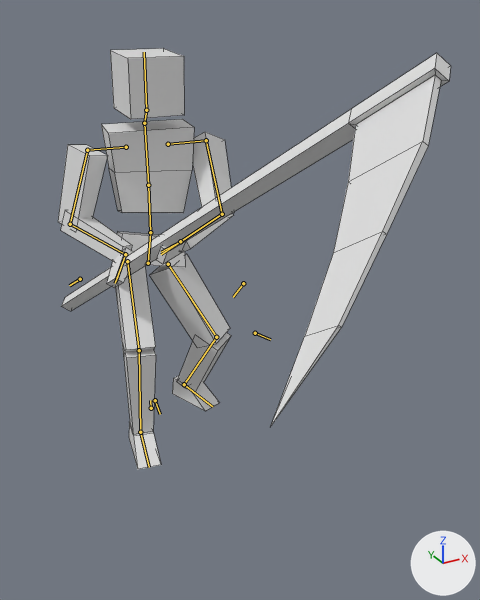
An edit to the Blender file Player.blend, drawn before and after from the same camera.
Before and after are seen from a camera (50 mm lens) standing at (-0.96, -2.65, 1.8) and looking at (0.03, -0.85, 0.9). Every picture has the same lights, and +X, +Y and +Z are marked at lower right. Both versions are drawn at frame 40 of the action 'Player_Attack_Left_B'; the numbers are the values there. The bones that bend it are drawn over the model as lines. Mesh edges are drawn as thin lines.

Names of what the first picture shows: 'Mesh', 'Scythe'.
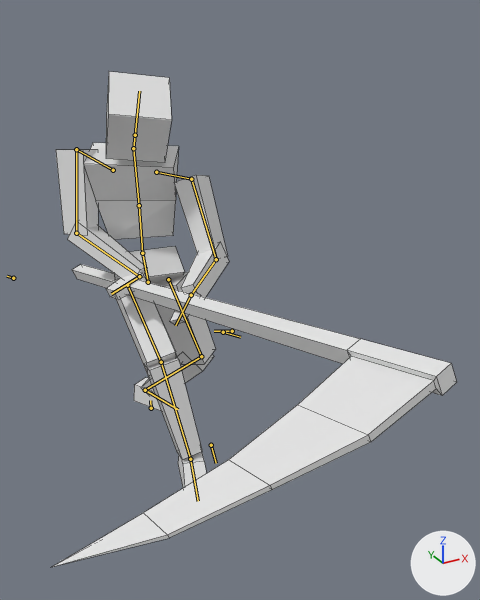
The change, as a list of edits to the scene's bpy script:
```text
Change bone_ik_hips:
    where bone_ik_hips = bpy.data.objects['Armature'].pose.bones['IK_Hips']  # child of 'Bone'
    bone_ik_hips.location: (0.042, 0.134, -0.015) -> (-0.007, 0.216, -0.035)
    bone_ik_hips.rotation_quaternion: (0.986, -0.102, 0.088, 0.097) -> (0.94, -0.342, 0.087, 0.023)  # degrees (-11, 11, 10) -> degrees (-40, 10, -1)
Change bone_midriff:
    where bone_midriff = bpy.data.objects['Armature'].pose.bones['Midriff']  # child of 'Hips'
    bone_midriff.rotation_quaternion: (0.999, 0.008, -0.016, 0.037) -> (0.957, 0.333, -0.057, -0.044)  # degrees (1, -2, 4) -> degrees (39, -4, -7)
Change bone_chest:
    where bone_chest = bpy.data.objects['Armature'].pose.bones['Chest']  # child of 'Midriff'
    bone_chest.rotation_quaternion: (0.99, 0.127, 0.013, 0.055) -> (0.982, 0.159, -0.111, -0.004)  # degrees (15, 1, 6) -> degrees (19, -12, -3)
Change bone_neck:
    where bone_neck = bpy.data.objects['Armature'].pose.bones['Neck']  # child of 'Chest'
    bone_neck.rotation_quaternion: (0.993, 0.119, -0.009, -0.018) -> (0.984, -0.025, 0.171, -0.099)  # degrees (14, -1, -2) -> degrees (-5, 19, -12)
Change bone_head:
    where bone_head = bpy.data.objects['Armature'].pose.bones['Head']  # child of 'Neck'
    bone_head.rotation_quaternion: (0.993, -0.104, 0.063, 0.006) -> (1.024, 0.195, -0.102, -0.017)  # degrees (-12, 7, 0) -> degrees (22, -11, -4)
Change bone_shoulder_l:
    where bone_shoulder_l = bpy.data.objects['Armature'].pose.bones['Shoulder.L']  # child of 'Chest'
    bone_shoulder_l.rotation_quaternion: (0.993, -0.015, -0.036, -0.113) -> (0.985, 0.116, -0.091, -0.118)  # degrees (-1, -4, -13) -> degrees (15, -9, -15)
Change bone_shoulder_r:
    where bone_shoulder_r = bpy.data.objects['Armature'].pose.bones['Shoulder.R']  # child of 'Chest'
    bone_shoulder_r.rotation_quaternion: (0.993, -0.005, -0.001, 0.115) -> (0.987, -0.013, -0.095, -0.174)  # degrees (-1, 0, 13) -> degrees (0, -11, -20)
Change bone_ik_hand_l:
    where bone_ik_hand_l = bpy.data.objects['Armature'].pose.bones['IK_Hand.L']  # child of 'Bone'
    bone_ik_hand_l.location: (0.567, -0.913, 0.285) -> (0.749, -0.964, 0.444)
    bone_ik_hand_l.rotation_quaternion: (0.133, 0.227, -0.26, -0.929) -> (0.275, -0.195, -0.295, -0.927)  # degrees (36, 21, -157) -> degrees (29, -30, -155)
Change bone_ik_elbow_l:
    where bone_ik_elbow_l = bpy.data.objects['Armature'].pose.bones['IK_Elbow.L']  # child of 'IK_Hand.L'
    bone_ik_elbow_l.location: (-0.239, -0.295, 0.042) -> (-0.366, -0.378, 0.234)
Change bone_ik_foot_l:
    where bone_ik_foot_l = bpy.data.objects['Armature'].pose.bones['IK_Foot.L']  # child of 'Bone'
    bone_ik_foot_l.location: (-0.008, -0.035, 0.116) -> (-0.017, -0.077, -0.078)
    bone_ik_foot_l.rotation_quaternion: (0.986, 0.161, -0.036, 0.0) -> (0.969, 0.247, -0.055, 0.0)  # degrees (19, -4, -1) -> degrees (29, -6, -2)
Change bone_ik_hand_r:
    where bone_ik_hand_r = bpy.data.objects['Armature'].pose.bones['IK_Hand.R']  # child of 'Bone'
    bone_ik_hand_r.location: (-0.609, -0.787, 0.037) -> (-0.697, -0.809, 0.107)
    bone_ik_hand_r.rotation_quaternion: (0.86, 0.192, 0.205, 0.425) -> (0.992, 0.05, 0.093, 0.169)  # degrees (31, 11, 56) -> degrees (7, 9, 20)
Change bone_ik_elbow_r:
    where bone_ik_elbow_r = bpy.data.objects['Armature'].pose.bones['IK_Elbow.R']  # child of 'IK_Hand.R'
    bone_ik_elbow_r.location: (-0.012, -0.104, 0.323) -> (0.029, 0.196, 0.632)
Change bone_ik_foot_r:
    where bone_ik_foot_r = bpy.data.objects['Armature'].pose.bones['IK_Foot.R']  # child of 'Bone'
    bone_ik_foot_r.location: (-0.054, 0.242, 0.05) -> (-0.148, 0.547, -0.052)
    bone_ik_foot_r.rotation_quaternion: (0.995, 0.096, 0.021, 0.0) -> (0.991, 0.142, 0.027, -0.03)  # degrees (11, 2, 0) -> degrees (16, 4, -3)
```

Changed parts and their boxes [x1, y1, x2, y2] in the pictures (480 x 600 px):
'Scythe', posed (19% shorter)
    before: [61, 53, 451, 426]
    after: [52, 264, 457, 567]
'Mesh', posed
    before: [58, 48, 234, 469]
    after: [56, 72, 229, 488]
bone 'Midriff', root to tip
    before: (150, 232) to (148, 185)
    after: (142, 253) to (139, 205)
bone 'Chest', root to tip
    before: (148, 185) to (144, 123)
    after: (139, 205) to (133, 148)
bone 'Neck', root to tip
    before: (144, 123) to (146, 110)
    after: (133, 148) to (135, 135)
bone 'Head', root to tip
    before: (146, 110) to (144, 52)
    after: (135, 135) to (139, 91)
bone 'Shoulder.L', root to tip
    before: (168, 144) to (206, 140)
    after: (156, 172) to (191, 179)
bone 'Shoulder.R', root to tip
    before: (126, 147) to (87, 150)
    after: (113, 170) to (76, 149)
bone 'IK_Hand.L', root to tip
    before: (180, 241) to (161, 252)
    after: (191, 295) to (176, 324)
bone 'IK_Elbow.L', root to tip
    before: (243, 283) to (233, 297)
    after: (232, 331) to (214, 331)
bone 'IK_Hand.R', root to tip
    before: (125, 254) to (116, 281)
    after: (139, 276) to (112, 293)
bone 'IK_Elbow.R', root to tip
    before: (80, 279) to (69, 285)
    after: (13, 278) to (7, 276)
bone 'IK_Foot.R', root to tip
    before: (140, 432) to (149, 467)
    after: (190, 459) to (198, 501)
